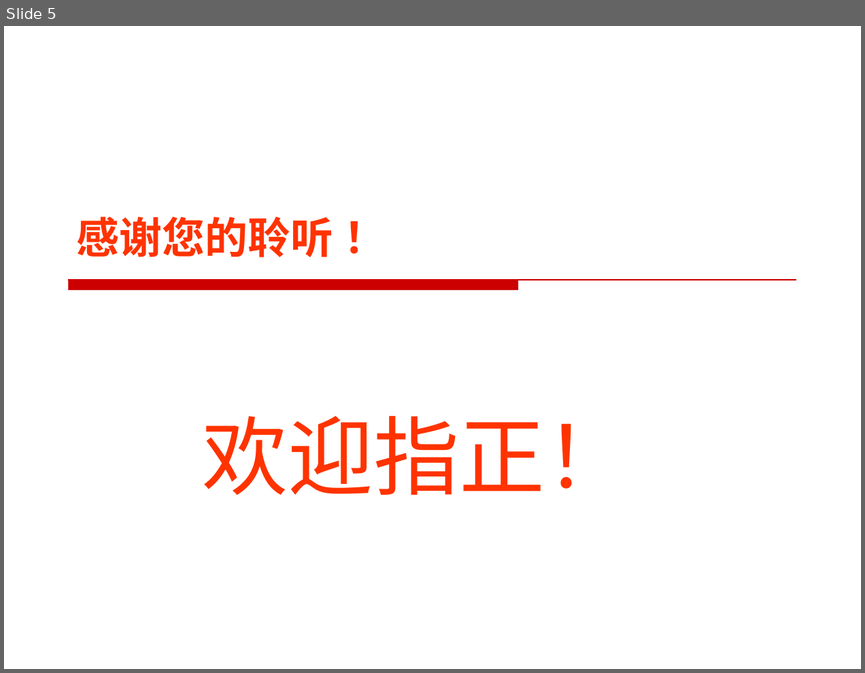
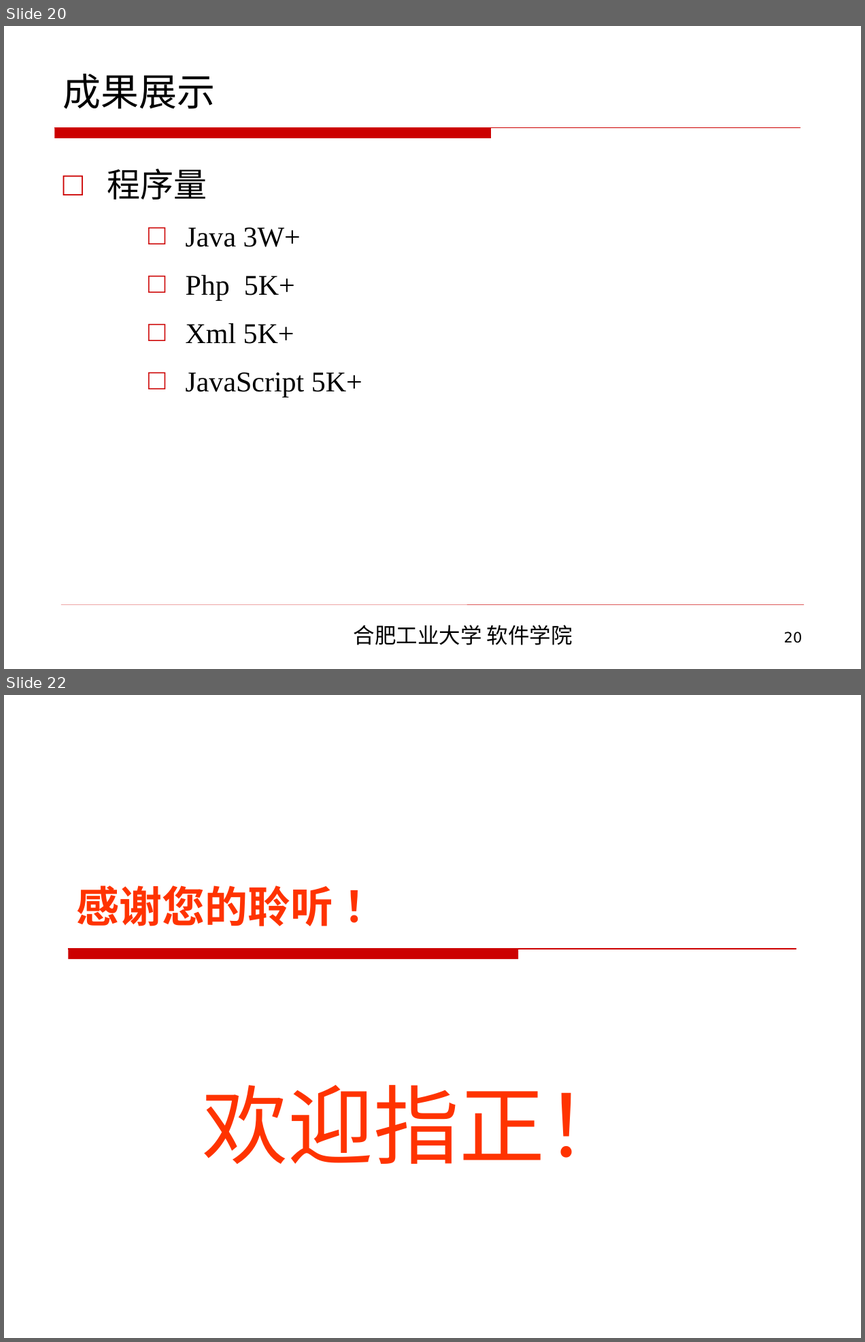
Before and after one commit to CodeDogandCat/master_proj, a slide deck: 2013214381李磊最终答辩/软件学院本科毕业设计毕业答辩.ppt. Shown one above the other, each under a label of ours: slide 5 before the commit, slides 20 and 22 after it; the slides between them are not shown. The pictures are 865x673 and 865x1342 pixels, drawn with LibreOffice and Linux fonts; fonts in the diff are those of the drawing; background and template pictures are left out. Boxes give left, top, right and bottom in pixels: in the first picture for what was removed or moved away, otherwise in the second. Text is boxed around its words. In the diff, an @@ line names an element or a change of style, - is before the commit and + after.

```diff
--- a/2013214381李磊最终答辩/软件学院本科毕业设计毕业答辩.ppt
+++ b/2013214381李磊最终答辩/软件学院本科毕业设计毕业答辩.ppt
@@ slide 20 added at box(4, 26, 861, 669), background picture (left out) @@
@@ title added at box(63, 74, 215, 109), 32 pt, text #000000 @@
+成果展示
@@ freeform shape added at box(54, 128, 800, 138), fill #CC0000, outline #CC0000 0.74 pt @@
@@ text added at box(107, 168, 362, 397), 24 pt, text #000000 @@
+□ 程序量
+    □ Java 3W+
+    □ Php 5K+
+    □ Xml 5K+
+    □ JavaScript 5K+
@@ line added from (61, 604) to (804, 604), #CC0000 0.26 pt @@
@@ text added at box(354, 624, 572, 645), 18 pt, text #000000 @@
+合肥工业大学 软件学院
@@ page number added at box(784, 631, 802, 643), 12 pt, text #000000 @@
+20
@@ what was slide 5 is now slide 22 @@
```
Also in this commit, not shown: 2 slides changed, 17 other slides added, 1 slide removed, 1 other file.
